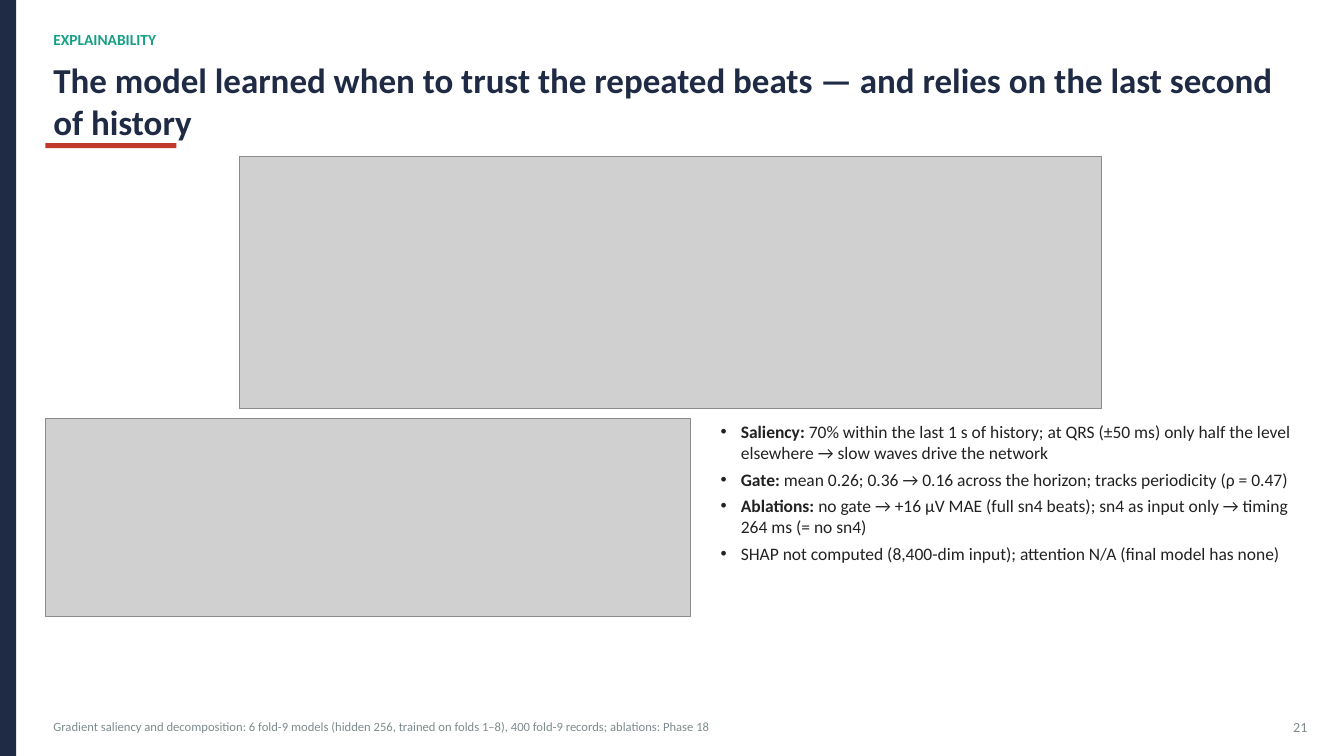
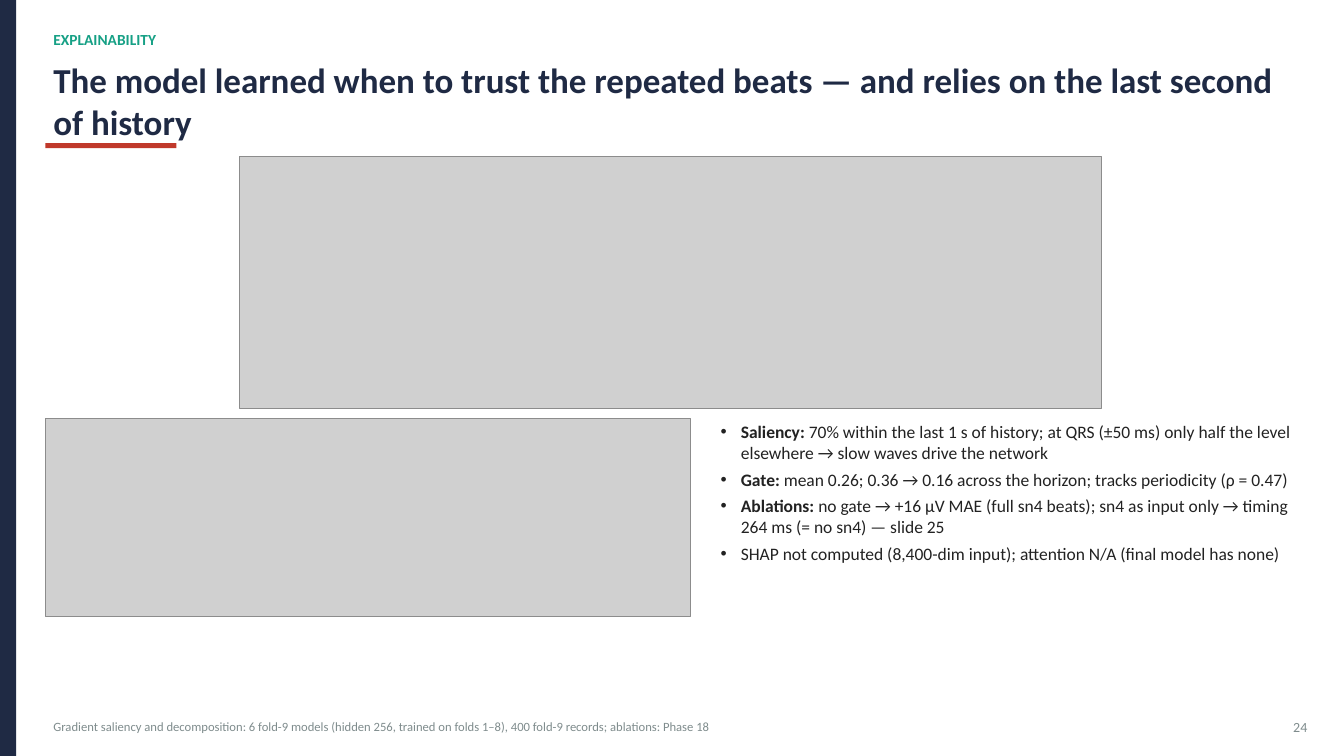
Before and after one commit to Formanullah/ptbxl-patient-conditioned-ecg-forecasting, a slide deck: slide 24 of reports/presentation/PTBXL_ECG_forecasting.pptx (slide 21 before the commit). Drawn at 1344x756 pixels with LibreOffice and Linux fonts; fonts in the diff are those of the drawing; grey boxes stand for pictures. Boxes give left, top, right and bottom in pixels: in the first picture for what was removed or moved away, otherwise in the second. Text is boxed around its words. In the diff, an @@ line names an element or a change of style, - is before the commit and + after.

```diff
--- a/reports/presentation/PTBXL_ECG_forecasting.pptx
+++ b/reports/presentation/PTBXL_ECG_forecasting.pptx
@@ text at (741,499,1288,536): text changed @@
-• Ablations: no gate → +16 µV MAE (full sn4 beats); sn4 as input only → timing 264 ms (= no sn4)
+• Ablations: no gate → +16 µV MAE (full sn4 beats); sn4 as input only → timing 264 ms (= no sn4) — slide 25
@@ text at (1293,723,1307,732): text changed @@
-21
+24
```
Also in this commit, not shown: 11 other slides changed, 5 slides added, 3 other files.
